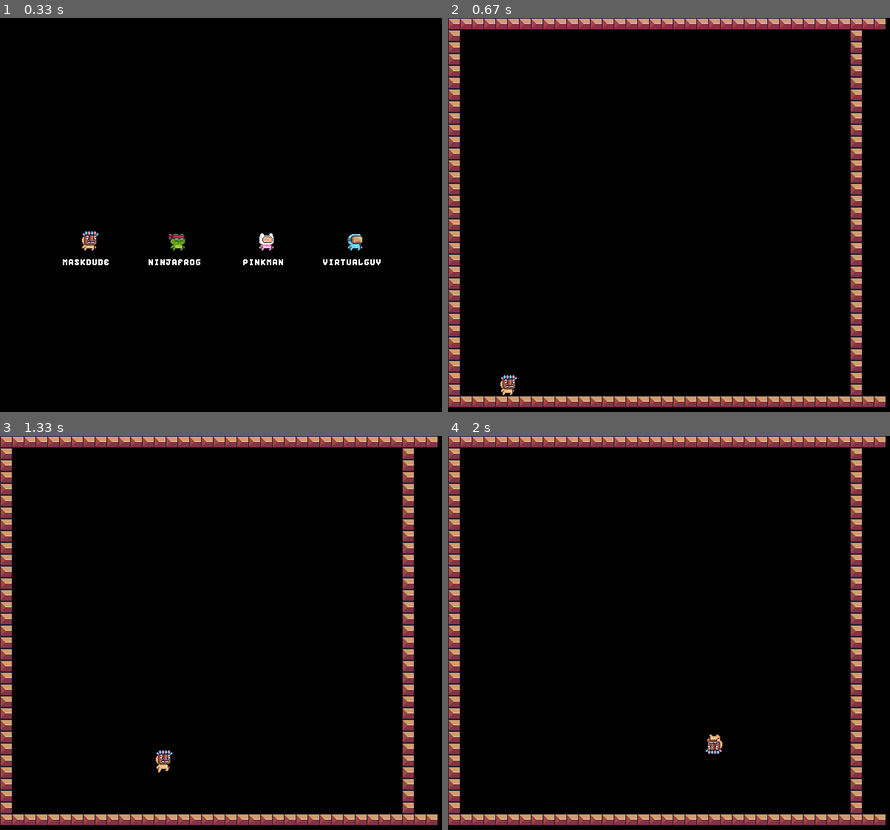
Above: before the commit, frames 1-4 (two rows, left to right).
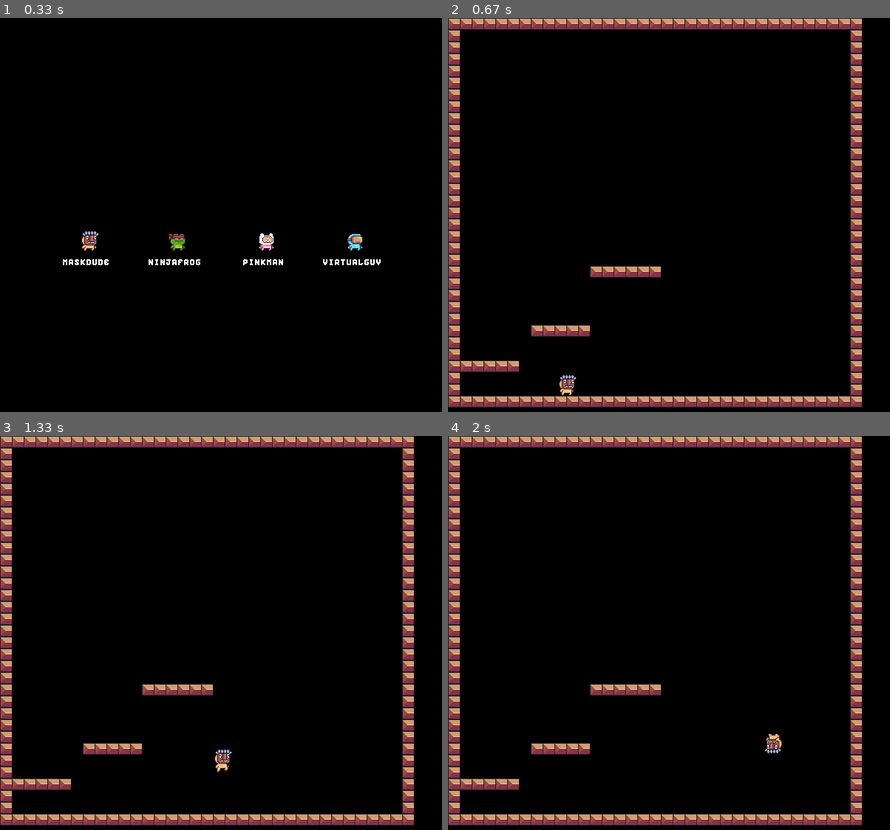
Above: after the commit, the same moments.

Repository: pet-eletrica-ufes/Jogo-Pet
Game: pygame game, started from main.py
Two runs of this game, one before a commit and one after it. Both use one fixed random seed, a clock stepped at 60 frames per second and the inputs below.
Inputs (mouse positions are in pixels of both pictures, inside the frame that each line leads up to):
- Up to frame 1 (0.33 s): no input
- Up to frame 2 (0.67 s): click (536, 238) at 0.38 s
- Up to frame 3 (1.33 s): hold W 0.67-1.13 s; hold Right 0.67-1.13 s; move the mouse to (203, 676) at 0.7 s; tap Space at 1.17 s
- Up to frame 4 (2 s): hold Right 1.5-1.97 s; tap Space at 1.57, 1.87 s

Frame 1 is identical in both runs. In frame 2, 1.9% of the frame differs, in the area x 2-99%, y 0-99%; in frame 3, 1.9%; in frame 4, 1.9%.

Commit message:
Corrigindo pulo e melhorando processo de colisão

Diff:
--- /dev/null
+++ b/collision.py
@@ -0,0 +1,15 @@
+def check_collision(x, y, level_layout, block_size):
+    col = x // block_size
+    row = y // block_size
+    if row < len(level_layout) and col < len(level_layout[0]):
+        return level_layout[row][col] == 1
+    return False
+
+def check_full_collision(x, y, width, height, level_layout, block_size):
+    # Verificar colisão nos quatro cantos do personagem
+    return (check_collision(x, y, level_layout, block_size) or
+            check_collision(x + width - 1, y, level_layout, block_size) or
+            check_collision(x, y + height - 1, level_layout, block_size) or
+            check_collision(x + width - 1, y + height - 1, level_layout, block_size) or
+            check_collision(x + width // 2, y, level_layout, block_size) or
+            check_collision(x + width // 2, y + height - 1, level_layout, block_size))
--- a/game.py
+++ b/game.py
@@ -2,6 +2,9 @@
 import sys
 from sprites2 import sprites, initialize_sprites, terrain_blocks
 from menu import character_selection_menu
+from level import level_layout
+from movement import handle_movement
+from collision import check_full_collision
 
 # Dimensões da tela
 screen_width = 600
@@ -10,43 +13,6 @@
 # Tamanho dos blocos
 block_size = 16
 
-# Matriz que representa a fase
-# 1 representa um bloco de terreno, 0 representa espaço vazio
-level_layout = [
-    [1, 1, 1, 1, 1, 1, 1, 1, 1, 1, 1, 1, 1, 1, 1, 1, 1, 1, 1, 1, 1, 1, 1, 1, 1, 1, 1, 1, 1, 1, 1, 1, 1, 1, 1, 1, 1],
-    [1, 0, 0, 0, 0, 0, 0, 0, 0, 0, 0, 0, 0, 0, 0, 0, 0, 0, 0, 0, 0, 0, 0, 0, 0, 0, 0, 0, 0, 0, 0, 0, 0, 0, 1],
-    [1, 0, 0, 0, 0, 0, 0, 0, 0, 0, 0, 0, 0, 0, 0, 0, 0, 0, 0, 0, 0, 0, 0, 0, 0, 0, 0, 0, 0, 0, 0, 0, 0, 0, 1],
-    [1, 0, 0, 0, 0, 0, 0, 0, 0, 0, 0, 0, 0, 0, 0, 0, 0, 0, 0, 0, 0, 0, 0, 0, 0, 0, 0, 0, 0, 0, 0, 0, 0, 0, 1],
-    [1, 0, 0, 0, 0, 0, 0, 0, 0, 0, 0, 0, 0, 0, 0, 0, 0, 0, 0, 0, 0, 0, 0, 0, 0, 0, 0, 0, 0, 0, 0, 0, 0, 0, 1],
-    [1, 0, 0, 0, 0, 0, 0, 0, 0, 0, 0, 0, 0, 0, 0, 0, 0, 0, 0, 0, 0, 0, 0, 0, 0, 0, 0, 0, 0, 0, 0, 0, 0, 0, 1],
-    [1, 0, 0, 0, 0, 0, 0, 0, 0, 0, 0, 0, 0, 0, 0, 0, 0, 0, 0, 0, 0, 0, 0, 0, 0, 0, 0, 0, 0, 0, 0, 0, 0, 0, 1],
-    [1, 0, 0, 0, 0, 0, 0, 0, 0, 0, 0, 0, 0, 0, 0, 0, 0, 0, 0, 0, 0, 0, 0, 0, 0, 0, 0, 0, 0, 0, 0, 0, 0, 0, 1],
-    [1, 0, 0, 0, 0, 0, 0, 0, 0, 0, 0, 0, 0, 0, 0, 0, 0, 0, 0, 0, 0, 0, 0, 0, 0, 0, 0, 0, 0, 0, 0, 0, 0, 0, 1],
-    [1, 0, 0, 0, 0, 0, 0, 0, 0, 0, 0, 0, 0, 0, 0, 0, 0, 0, 0, 0, 0, 0, 0, 0, 0, 0, 0, 0, 0, 0, 0, 0, 0, 0, 1],
-    [1, 0, 0, 0, 0, 0, 0, 0, 0, 0, 0, 0, 0, 0, 0, 0, 0, 0, 0, 0, 0, 0, 0, 0, 0, 0, 0, 0, 0, 0, 0, 0, 0, 0, 1],
-    [1, 0, 0, 0, 0, 0, 0, 0, 0, 0, 0, 0, 0, 0, 0, 0, 0, 0, 0, 0, 0, 0, 0, 0, 0, 0, 0, 0, 0, 0, 0, 0, 0, 0, 1],
-    [1, 0, 0, 0, 0, 0, 0, 0, 0, 0, 0, 0, 0, 0, 0, 0, 0, 0, 0, 0, 0, 0, 0, 0, 0, 0, 0, 0, 0, 0, 0, 0, 0, 0, 1],
-    [1, 0, 0, 0, 0, 0, 0, 0, 0, 0, 0, 0, 0, 0, 0, 0, 0, 0, 0, 0, 0, 0, 0, 0, 0, 0, 0, 0, 0, 0, 0, 0, 0, 0, 1],
-    [1, 0, 0, 0, 0, 0, 0, 0, 0, 0, 0, 0, 0, 0, 0, 0, 0, 0, 0, 0, 0, 0, 0, 0, 0, 0, 0, 0, 0, 0, 0, 0, 0, 0, 1],
-    [1, 0, 0, 0, 0, 0, 0, 0, 0, 0, 0, 0, 0, 0, 0, 0, 0, 0, 0, 0, 0, 0, 0, 0, 0, 0, 0, 0, 0, 0, 0, 0, 0, 0, 1],
-    [1, 0, 0, 0, 0, 0, 0, 0, 0, 0, 0, 0, 0, 0, 0, 0, 0, 0, 0, 0, 0, 0, 0, 0, 0, 0, 0, 0, 0, 0, 0, 0, 0, 0, 1],
-    [1, 0, 0, 0, 0, 0, 0, 0, 0, 0, 0, 0, 0, 0, 0, 0, 0, 0, 0, 0, 0, 0, 0, 0, 0, 0, 0, 0, 0, 0, 0, 0, 0, 0, 1],
-    [1, 0, 0, 0, 0, 0, 0, 0, 0, 0, 0, 0, 0, 0, 0, 0, 0, 0, 0, 0, 0, 0, 0, 0, 0, 0, 0, 0, 0, 0, 0, 0, 0, 0, 1],
-    [1, 0, 0, 0, 0, 0, 0, 0, 0, 0, 0, 0, 0, 0, 0, 0, 0, 0, 0, 0, 0, 0, 0, 0, 0, 0, 0, 0, 0, 0, 0, 0, 0, 0, 1],
-    [1, 0, 0, 0, 0, 0, 0, 0, 0, 0, 0, 0, 0, 0, 0, 0, 0, 0, 0, 0, 0, 0, 0, 0, 0, 0, 0, 0, 0, 0, 0, 0, 0, 0, 1],
-    [1, 0, 0, 0, 0, 0, 0, 0, 0, 0, 0, 0, 0, 0, 0, 0, 0, 0, 0, 0, 0, 0, 0, 0, 0, 0, 0, 0, 0, 0, 0, 0, 0, 0, 1],
-    [1, 0, 0, 0, 0, 0, 0, 0, 0, 0, 0, 0, 0, 0, 0, 0, 0, 0, 0, 0, 0, 0, 0, 0, 0, 0, 0, 0, 0, 0, 0, 0, 0, 0, 1],
-    [1, 0, 0, 0, 0, 0, 0, 0, 0, 0, 0, 0, 0, 0, 0, 0, 0, 0, 0, 0, 0, 0, 0, 0, 0, 0, 0, 0, 0, 0, 0, 0, 0, 0, 1],
-    [1, 0, 0, 0, 0, 0, 0, 0, 0, 0, 0, 0, 0, 0, 0, 0, 0, 0, 0, 0, 0, 0, 0, 0, 0, 0, 0, 0, 0, 0, 0, 0, 0, 0, 1],
-    [1, 0, 0, 0, 0, 0, 0, 0, 0, 0, 0, 0, 0, 0, 0, 0, 0, 0, 0, 0, 0, 0, 0, 0, 0, 0, 0, 0, 0, 0, 0, 0, 0, 0, 1],
-    [1, 0, 0, 0, 0, 0, 0, 0, 0, 0, 0, 0, 0, 0, 0, 0, 0, 0, 0, 0, 0, 0, 0, 0, 0, 0, 0, 0, 0, 0, 0, 0, 0, 0, 1],
-    [1, 0, 0, 0, 0, 0, 0, 0, 0, 0, 0, 0, 0, 0, 0, 0, 0, 0, 0, 0, 0, 0, 0, 0, 0, 0, 0, 0, 0, 0, 0, 0, 0, 0, 1],
-    [1, 0, 0, 0, 0, 0, 0, 0, 0, 0, 0, 0, 0, 0, 0, 0, 0, 0, 0, 0, 0, 0, 0, 0, 0, 0, 0, 0, 0, 0, 0, 0, 0, 0, 1],
-    [1, 0, 0, 0, 0, 0, 0, 0, 0, 0, 0, 0, 0, 0, 0, 0, 0, 0, 0, 0, 0, 0, 0, 0, 0, 0, 0, 0, 0, 0, 0, 0, 0, 0, 1],
-    [1, 0, 0, 0, 0, 0, 0, 0, 0, 0, 0, 0, 0, 0, 0, 0, 0, 0, 0, 0, 0, 0, 0, 0, 0, 0, 0, 0, 0, 0, 0, 0, 0, 0, 1],
-    [1, 0, 0, 0, 0, 0, 0, 0, 0, 0, 0, 0, 0, 0, 0, 0, 0, 0, 0, 0, 0, 0, 0, 0, 0, 0, 0, 0, 0, 0, 0, 0, 0, 0, 1],
-    [1, 1, 1, 1, 1, 1, 1, 1, 1, 1, 1, 1, 1, 1, 1, 1, 1, 1, 1, 1, 1, 1, 1, 1, 1, 1, 1, 1, 1, 1, 1, 1, 1, 1, 1, 1, 1]
-]
 # Função principal do jogo
 def game_loop(screen, screen_width, screen_height):
     # Inicializa as sprites após a criação da tela
@@ -54,9 +20,6 @@
 
     # Chama a função de menu de seleção de personagens
     current_character = character_selection_menu(screen, screen_width, screen_height)
-
-    # Tamanho dos blocos
-    block_size = 16
 
     # Encontrando a terceira posição com zero de baixo para cima e da esquerda para a direita
     zero_positions = []
@@ -98,6 +61,10 @@
     current_frame = 0
     frame_duration = 50  # 50ms por frame
 
+    # Definir frame_width e frame_height inicialmente
+    frame_width = sprites[current_character][current_animation][current_frame].get_width()
+    frame_height = sprites[current_character][current_animation][current_frame].get_height()
+
     # Velocidade de movimento
     move_speed = 5
 
@@ -119,21 +86,10 @@
     clock = pygame.time.Clock()
     last_update_time = pygame.time.get_ticks()
 
-    # Função para verificar colisão com blocos sólidos
-    def check_collision(x, y):
-        col = x // block_size
-        row = y // block_size
-        if row < len(level_layout) and col < len(level_layout[0]):
-            return level_layout[row][col] == 1
-        return False
-
-    # Função para verificar colisão nos quatro cantos do personagem
-    def check_full_collision(x, y, width, height):
-        # Verificar colisão nos quatro cantos do personagem
-        return (check_collision(x, y) or
-                check_collision(x + width - 1, y) or
-                check_collision(x, y + height - 1) or
-                check_collision(x + width - 1, y + height - 1))
+    # Verificar e corrigir posição inicial do personagem
+    if check_full_collision(x_pos, y_pos, frame_width, frame_height, level_layout, block_size):
+        while check_full_collision(x_pos, y_pos, frame_width, frame_height, level_layout, block_size):
+            y_pos -= 1  # Tentar mover o personagem para cima até sair do bloco
 
     # Loop principal do jogo
     running = True
@@ -149,73 +105,13 @@
         # Obtém o estado das teclas
         keys = pygame.key.get_pressed()
 
-        # Movimentação para a esquerda
-        if keys[pygame.K_a] or keys[pygame.K_LEFT]:
-            new_x_pos = x_pos - move_speed
-            if not check_full_collision(new_x_pos, y_pos, frame_width, frame_height):
-                x_pos = new_x_pos
-            if not is_jumping and not is_falling:
-                current_animation = 'Run'
-            facing_right = False
-
-        # Movimentação para a direita
-        elif keys[pygame.K_d] or keys[pygame.K_RIGHT]:
-            new_x_pos = x_pos + move_speed
-            if not check_full_collision(new_x_pos, y_pos, frame_width, frame_height):
-                x_pos = new_x_pos
-            if not is_jumping and not is_falling:
-                current_animation = 'Run'
-            facing_right = True
-
-        # Pulo
-        if (keys[pygame.K_w] or keys[pygame.K_UP] or keys[pygame.K_SPACE]):
-            if not is_jumping and not is_falling and not jump_key_pressed:
-                is_jumping = True
-                fall_speed = jump_speed
-                current_animation = 'Jump'
-                double_jump_activated = False  # Reset double jump activation
-                jump_key_pressed = True  # Marca a tecla de pulo como pressionada
-            elif is_falling and not double_jump_activated and not jump_key_pressed:
-                is_jumping = False
-                is_falling = True
-                fall_speed = jump_speed
-                current_animation = 'Double Jump'
-                double_jump_activated = True  # Activate double jump
-                jump_key_pressed = True  # Marca a tecla de pulo como pressionada
-
-        # Aplicação da gravidade
-        # Aplicação da gravidade
-        if is_jumping or is_falling:
-            new_y_pos = y_pos + fall_speed
-            if not check_full_collision(x_pos, new_y_pos, frame_width, frame_height):
-                y_pos = new_y_pos
-                fall_speed += gravity
-            else:
-                # Corrigir a posição para ficar exatamente no bloco
-                if fall_speed > 0:  # Caindo
-                    y_pos = (y_pos // block_size) * block_size
-                fall_speed = 0
-                is_jumping = False
-                is_falling = False
-                current_animation = 'Idle'
-                double_jump_activated = False  # Reset double jump activation
-
-            if fall_speed > 0 and current_animation == 'Jump':
-                is_jumping = False
-                is_falling = True
-                current_animation = 'Fall'
-
-        # Se nenhuma tecla de movimento for pressionada e não estiver pulando ou caindo, volta para Idle
-        if not (keys[pygame.K_a] or keys[pygame.K_LEFT] or keys[pygame.K_d] or keys[pygame.K_RIGHT] or is_jumping or is_falling):
-            current_animation = 'Idle'
+        # Atualiza a posição e a animação do personagem
+        x_pos, y_pos, current_animation, facing_right, is_jumping, is_falling, fall_speed, jump_key_pressed, double_jump_activated = handle_movement(
+            x_pos, y_pos, frame_width, frame_height, keys, current_animation, current_frame,
+            facing_right, is_jumping, is_falling, jump_speed, fall_speed, gravity, move_speed,
+            block_size, level_layout, frame_duration, last_update_time, current_character, sprites, jump_key_pressed, double_jump_activated)
 
         # Limite de movimentação para não ultrapassar as bordas da janela
-        if current_frame >= len(sprites[current_character][current_animation]):
-            current_frame = 0
-
-        frame_width = sprites[current_character][current_animation][current_frame].get_width()
-        frame_height = sprites[current_character][current_animation][current_frame].get_height()
-
         if x_pos < 5:
             x_pos = 5
         elif x_pos > screen_width - frame_width - 5:
@@ -240,7 +136,7 @@
             last_update_time = current_time
 
         # Verificação de depuração
-        print(f"Animação atual: {current_animation}, Frame atual: {current_frame}")
+        #print(f"Animação atual: {current_animation}, Frame atual: {current_frame}")
 
         # Obtém a imagem do frame atual
         if current_frame >= len(sprites[current_character][current_animation]):
@@ -273,3 +169,11 @@
     # Sai do Pygame
     pygame.quit()
     sys.exit()
+
+# Inicializa o Pygame e configura a tela
+pygame.init()
+screen = pygame.display.set_mode((screen_width, screen_height))
+pygame.display.set_caption("Jogo de Plataforma")
+
+# Chama a função principal do jogo
+game_loop(screen, screen_width, screen_height)
--- /dev/null
+++ b/level.py
@@ -0,0 +1,35 @@
+level_layout = [
+    [1, 1, 1, 1, 1, 1, 1, 1, 1, 1, 1, 1, 1, 1, 1, 1, 1, 1, 1, 1, 1, 1, 1, 1, 1, 1, 1, 1, 1, 1, 1, 1, 1, 1, 1],
+    [1, 0, 0, 0, 0, 0, 0, 0, 0, 0, 0, 0, 0, 0, 0, 0, 0, 0, 0, 0, 0, 0, 0, 0, 0, 0, 0, 0, 0, 0, 0, 0, 0, 0, 1],
+    [1, 0, 0, 0, 0, 0, 0, 0, 0, 0, 0, 0, 0, 0, 0, 0, 0, 0, 0, 0, 0, 0, 0, 0, 0, 0, 0, 0, 0, 0, 0, 0, 0, 0, 1],
+    [1, 0, 0, 0, 0, 0, 0, 0, 0, 0, 0, 0, 0, 0, 0, 0, 0, 0, 0, 0, 0, 0, 0, 0, 0, 0, 0, 0, 0, 0, 0, 0, 0, 0, 1],
+    [1, 0, 0, 0, 0, 0, 0, 0, 0, 0, 0, 0, 0, 0, 0, 0, 0, 0, 0, 0, 0, 0, 0, 0, 0, 0, 0, 0, 0, 0, 0, 0, 0, 0, 1],
+    [1, 0, 0, 0, 0, 0, 0, 0, 0, 0, 0, 0, 0, 0, 0, 0, 0, 0, 0, 0, 0, 0, 0, 0, 0, 0, 0, 0, 0, 0, 0, 0, 0, 0, 1],
+    [1, 0, 0, 0, 0, 0, 0, 0, 0, 0, 0, 0, 0, 0, 0, 0, 0, 0, 0, 0, 0, 0, 0, 0, 0, 0, 0, 0, 0, 0, 0, 0, 0, 0, 1],
+    [1, 0, 0, 0, 0, 0, 0, 0, 0, 0, 0, 0, 0, 0, 0, 0, 0, 0, 0, 0, 0, 0, 0, 0, 0, 0, 0, 0, 0, 0, 0, 0, 0, 0, 1],
+    [1, 0, 0, 0, 0, 0, 0, 0, 0, 0, 0, 0, 0, 0, 0, 0, 0, 0, 0, 0, 0, 0, 0, 0, 0, 0, 0, 0, 0, 0, 0, 0, 0, 0, 1],
+    [1, 0, 0, 0, 0, 0, 0, 0, 0, 0, 0, 0, 0, 0, 0, 0, 0, 0, 0, 0, 0, 0, 0, 0, 0, 0, 0, 0, 0, 0, 0, 0, 0, 0, 1],
+    [1, 0, 0, 0, 0, 0, 0, 0, 0, 0, 0, 0, 0, 0, 0, 0, 0, 0, 0, 0, 0, 0, 0, 0, 0, 0, 0, 0, 0, 0, 0, 0, 0, 0, 1],
+    [1, 0, 0, 0, 0, 0, 0, 0, 0, 0, 0, 0, 0, 0, 0, 0, 0, 0, 0, 0, 0, 0, 0, 0, 0, 0, 0, 0, 0, 0, 0, 0, 0, 0, 1],
+    [1, 0, 0, 0, 0, 0, 0, 0, 0, 0, 0, 0, 0, 0, 0, 0, 0, 0, 0, 0, 0, 0, 0, 0, 0, 0, 0, 0, 0, 0, 0, 0, 0, 0, 1],
+    [1, 0, 0, 0, 0, 0, 0, 0, 0, 0, 0, 0, 0, 0, 0, 0, 0, 0, 0, 0, 0, 0, 0, 0, 0, 0, 0, 0, 0, 0, 0, 0, 0, 0, 1],
+    [1, 0, 0, 0, 0, 0, 0, 0, 0, 0, 0, 0, 0, 0, 0, 0, 0, 0, 0, 0, 0, 0, 0, 0, 0, 0, 0, 0, 0, 0, 0, 0, 0, 0, 1],
+    [1, 0, 0, 0, 0, 0, 0, 0, 0, 0, 0, 0, 0, 0, 0, 0, 0, 0, 0, 0, 0, 0, 0, 0, 0, 0, 0, 0, 0, 0, 0, 0, 0, 0, 1],
+    [1, 0, 0, 0, 0, 0, 0, 0, 0, 0, 0, 0, 0, 0, 0, 0, 0, 0, 0, 0, 0, 0, 0, 0, 0, 0, 0, 0, 0, 0, 0, 0, 0, 0, 1],
+    [1, 0, 0, 0, 0, 0, 0, 0, 0, 0, 0, 0, 0, 0, 0, 0, 0, 0, 0, 0, 0, 0, 0, 0, 0, 0, 0, 0, 0, 0, 0, 0, 0, 0, 1],
+    [1, 0, 0, 0, 0, 0, 0, 0, 0, 0, 0, 0, 0, 0, 0, 0, 0, 0, 0, 0, 0, 0, 0, 0, 0, 0, 0, 0, 0, 0, 0, 0, 0, 0, 1],
+    [1, 0, 0, 0, 0, 0, 0, 0, 0, 0, 0, 0, 0, 0, 0, 0, 0, 0, 0, 0, 0, 0, 0, 0, 0, 0, 0, 0, 0, 0, 0, 0, 0, 0, 1],
+    [1, 0, 0, 0, 0, 0, 0, 0, 0, 0, 0, 0, 0, 0, 0, 0, 0, 0, 0, 0, 0, 0, 0, 0, 0, 0, 0, 0, 0, 0, 0, 0, 0, 0, 1],
+    [1, 0, 0, 0, 0, 0, 0, 0, 0, 0, 0, 0, 1, 1, 1, 1, 1, 1, 0, 0, 0, 0, 0, 0, 0, 0, 0, 0, 0, 0, 0, 0, 0, 0, 1],
+    [1, 0, 0, 0, 0, 0, 0, 0, 0, 0, 0, 0, 0, 0, 0, 0, 0, 0, 0, 0, 0, 0, 0, 0, 0, 0, 0, 0, 0, 0, 0, 0, 0, 0, 1],
+    [1, 0, 0, 0, 0, 0, 0, 0, 0, 0, 0, 0, 0, 0, 0, 0, 0, 0, 0, 0, 0, 0, 0, 0, 0, 0, 0, 0, 0, 0, 0, 0, 0, 0, 1],
+    [1, 0, 0, 0, 0, 0, 0, 0, 0, 0, 0, 0, 0, 0, 0, 0, 0, 0, 0, 0, 0, 0, 0, 0, 0, 0, 0, 0, 0, 0, 0, 0, 0, 0, 1],
+    [1, 0, 0, 0, 0, 0, 0, 0, 0, 0, 0, 0, 0, 0, 0, 0, 0, 0, 0, 0, 0, 0, 0, 0, 0, 0, 0, 0, 0, 0, 0, 0, 0, 0, 1],
+    [1, 0, 0, 0, 0, 0, 0, 1, 1, 1, 1, 1, 0, 0, 0, 0, 0, 0, 0, 0, 0, 0, 0, 0, 0, 0, 0, 0, 0, 0, 0, 0, 0, 0, 1],
+    [1, 0, 0, 0, 0, 0, 0, 0, 0, 0, 0, 0, 0, 0, 0, 0, 0, 0, 0, 0, 0, 0, 0, 0, 0, 0, 0, 0, 0, 0, 0, 0, 0, 0, 1],
+    [1, 0, 0, 0, 0, 0, 0, 0, 0, 0, 0, 0, 0, 0, 0, 0, 0, 0, 0, 0, 0, 0, 0, 0, 0, 0, 0, 0, 0, 0, 0, 0, 0, 0, 1],
+    [1, 1, 1, 1, 1, 1, 0, 0, 0, 0, 0, 0, 0, 0, 0, 0, 0, 0, 0, 0, 0, 0, 0, 0, 0, 0, 0, 0, 0, 0, 0, 0, 0, 0, 1],
+    [1, 0, 0, 0, 0, 0, 0, 0, 0, 0, 0, 0, 0, 0, 0, 0, 0, 0, 0, 0, 0, 0, 0, 0, 0, 0, 0, 0, 0, 0, 0, 0, 0, 0, 1],
+    [1, 0, 0, 0, 0, 0, 0, 0, 0, 0, 0, 0, 0, 0, 0, 0, 0, 0, 0, 0, 0, 0, 0, 0, 0, 0, 0, 0, 0, 0, 0, 0, 0, 0, 1],
+    [1, 1, 1, 1, 1, 1, 1, 1, 1, 1, 1, 1, 1, 1, 1, 1, 1, 1, 1, 1, 1, 1, 1, 1, 1, 1, 1, 1, 1, 1, 1, 1, 1, 1, 1]
+]
--- /dev/null
+++ b/movement.py
@@ -0,0 +1,102 @@
+import pygame
+from collision import check_collision, check_full_collision
+
+def handle_movement(x_pos, y_pos, frame_width, frame_height, keys, current_animation, current_frame,
+                    facing_right, is_jumping, is_falling, jump_speed, fall_speed, gravity, move_speed,
+                    block_size, level_layout, frame_duration, last_update_time, current_character, sprites,
+                    jump_key_pressed, double_jump_activated):
+
+    # Movimentação para a esquerda
+    if keys[pygame.K_a] or keys[pygame.K_LEFT]:
+        new_x_pos = x_pos - move_speed
+        if not check_full_collision(new_x_pos, y_pos, frame_width, frame_height, level_layout, block_size):
+            x_pos = new_x_pos
+        else:
+            # Ajustar a posição para fora do bloco
+            while check_full_collision(x_pos - 1, y_pos, frame_width, frame_height, level_layout, block_size):
+                x_pos += 1
+        if not is_jumping and not is_falling:
+            current_animation = 'Run'
+        facing_right = False
+
+    # Movimentação para a direita
+    elif keys[pygame.K_d] or keys[pygame.K_RIGHT]:
+        new_x_pos = x_pos + move_speed
+        if not check_full_collision(new_x_pos, y_pos, frame_width, frame_height, level_layout, block_size):
+            x_pos = new_x_pos
+        else:
+            # Ajustar a posição para fora do bloco
+            while check_full_collision(x_pos + 1, y_pos, frame_width, frame_height, level_layout, block_size):
+                x_pos -= 1
+        if not is_jumping and not is_falling:
+            current_animation = 'Run'
+        facing_right = True
+
+    # Pulo
+    if (keys[pygame.K_w] or keys[pygame.K_UP] or keys[pygame.K_SPACE]):
+        if not is_jumping and not is_falling and not jump_key_pressed:
+            is_jumping = True
+            fall_speed = jump_speed
+            current_animation = 'Jump'
+            double_jump_activated = False  # Reset double jump activation
+            jump_key_pressed = True  # Marca a tecla de pulo como pressionada
+        elif is_jumping and not double_jump_activated and not jump_key_pressed:
+            is_jumping = True
+            fall_speed = jump_speed
+            current_animation = 'Double Jump'
+            double_jump_activated = True  # Activate double jump
+            jump_key_pressed = True  # Marca a tecla de pulo como pressionada
+
+    # Se a tecla de pulo foi liberada, permitir novo pulo duplo
+    if not (keys[pygame.K_w] or keys[pygame.K_UP] or keys[pygame.K_SPACE]):
+        jump_key_pressed = False
+
+    # Aplicação da gravidade se o personagem estiver no ar
+    if not is_jumping and not is_falling:
+        is_falling = True
+        fall_speed = 0
+
+    if is_falling:
+        new_y_pos = y_pos + fall_speed
+        if not check_full_collision(x_pos, new_y_pos, frame_width, frame_height, level_layout, block_size):
+            y_pos = new_y_pos
+            fall_speed += gravity
+        else:
+            # Ajustar a posição para fora do bloco
+            while check_full_collision(x_pos, y_pos + 1, frame_width, frame_height, level_layout, block_size):
+                y_pos -= 1
+            fall_speed = 0
+            is_falling = False
+            is_jumping = False
+            current_animation = 'Idle'
+            double_jump_activated = False  # Reset double jump activation
+
+    # Verificação de colisão ao pular
+    if is_jumping:
+        new_y_pos = y_pos + fall_speed
+        if not check_full_collision(x_pos, new_y_pos, frame_width, frame_height, level_layout, block_size):
+            y_pos = new_y_pos
+            fall_speed += gravity
+        else:
+            # Bateu em um bloco enquanto subia
+            is_jumping = False
+            is_falling = True
+            fall_speed = gravity  # Inicia a queda
+            current_animation = 'Fall'
+
+    # Verificação de colisão lateral durante o pulo
+    if is_jumping or is_falling:
+        if keys[pygame.K_a] or keys[pygame.K_LEFT]:
+            new_x_pos = x_pos - move_speed
+            if check_full_collision(new_x_pos, y_pos, frame_width, frame_height, level_layout, block_size):
+                x_pos += move_speed  # Reverte a movimentação se houver colisão
+        elif keys[pygame.K_d] or keys[pygame.K_RIGHT]:
+            new_x_pos = x_pos + move_speed
+            if check_full_collision(new_x_pos, y_pos, frame_width, frame_height, level_layout, block_size):
+                x_pos -= move_speed  # Reverte a movimentação se houver colisão
+
+    # Se nenhuma tecla de movimento for pressionada e não estiver pulando ou caindo, volta para Idle
+    if not (keys[pygame.K_a] or keys[pygame.K_LEFT] or keys[pygame.K_d] or keys[pygame.K_RIGHT] or is_jumping or is_falling):
+        current_animation = 'Idle'
+
+    return x_pos, y_pos, current_animation, facing_right, is_jumping, is_falling, fall_speed, jump_key_pressed, double_jump_activated
Binary file added: Sprites/Pixel Adventure 1/Free/Terrain/Terrain (47x46).png
